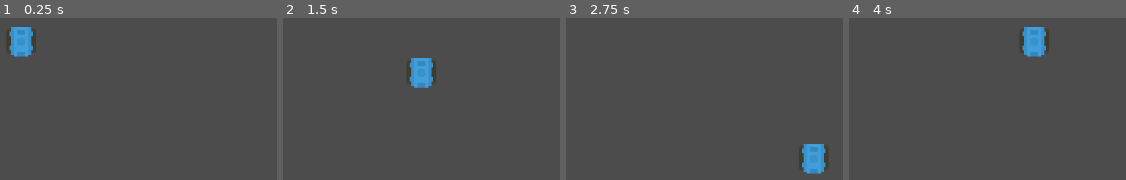
Above: before the commit, frames 1-4 (left to right).
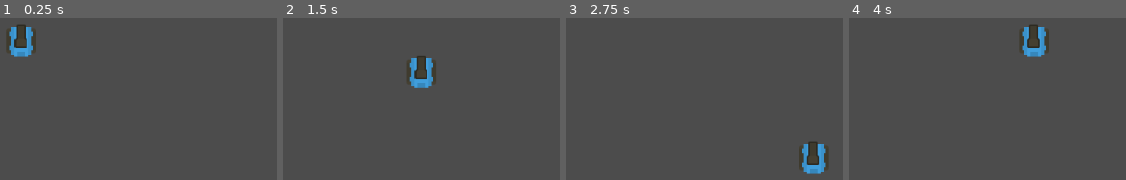
Above: after the commit, the same moments.

Repository: freejohnturing/RogueTank
Game: Godot game, scene res://Scenes/test_area.tscn
Same seed, same stepped clock (60 frames per second), same inputs: the game is played once before the commit and once after it.
Inputs:
- Up to frame 1 (0.25 s): no input
- Up to frame 2 (1.5 s): tap Enter at 0.5 s; hold Right (ui_right) 0.53-1.28 s; hold Down (ui_down) from 1.28 s (still down)
- Up to frame 3 (2.75 s): release Down (ui_down) at 2.03 s; hold Right (ui_right) from 2.03 s (still down)
- Up to frame 4 (4 s): release Right (ui_right) at 2.78 s; hold Up (ui_up) 2.78-3.53 s; hold Left (ui_left) from 3.53 s (still down)

The runs differ from the first frame. In frame 1, 0.6% of the frame differs, in the area x 5-10%, y 4-19%; in frame 2, 0.6%; in frame 3, 0.6%, in the area x 86-92%, y 76-91%; in frame 4, 0.6%.

Commit message:
Controle e input do movimento vertical do tanque | e adição de um sprite barra na cena do tank

Diff:
--- a/Scenes/Tank.tscn
+++ b/Scenes/Tank.tscn
@@ -1,7 +1,8 @@
-[gd_scene load_steps=3 format=2]
+[gd_scene load_steps=4 format=2]
 
 [ext_resource path="res://sprites/tankBody_blue.png" type="Texture" id=1]
 [ext_resource path="res://Scripts/Tank.gd" type="Script" id=2]
+[ext_resource path="res://sprites/tankDark_barrel1_outline.png" type="Texture" id=3]
 
 [node name="Tank" type="KinematicBody2D"]
 script = ExtResource( 2 )
@@ -11,3 +12,9 @@
 
 [node name="Sprite" type="Sprite" parent="."]
 texture = ExtResource( 1 )
+
+[node name="barra" type="Node2D" parent="."]
+
+[node name="Sprite" type="Sprite" parent="barra"]
+texture = ExtResource( 3 )
+offset = Vector2( -0.421581, -7.78456 )
